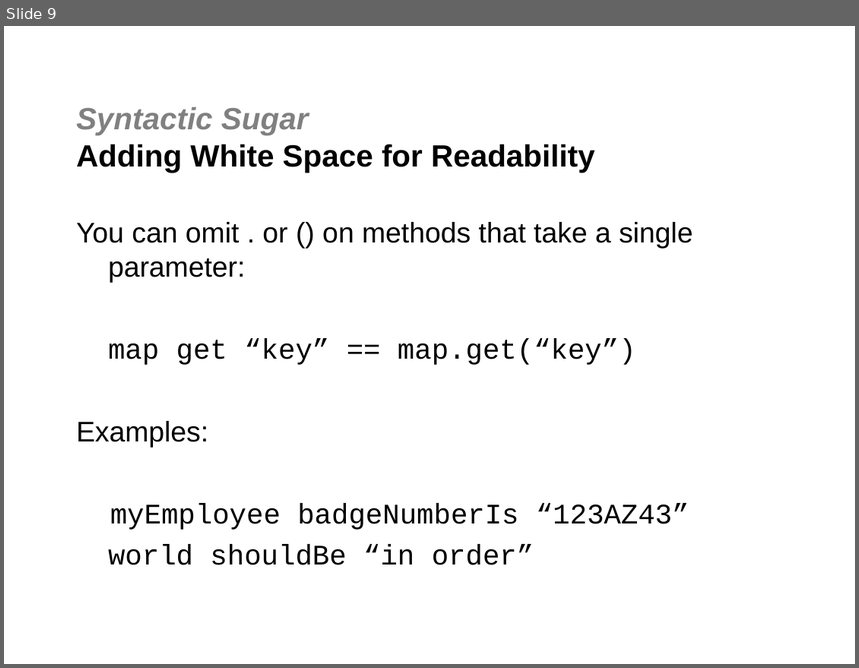
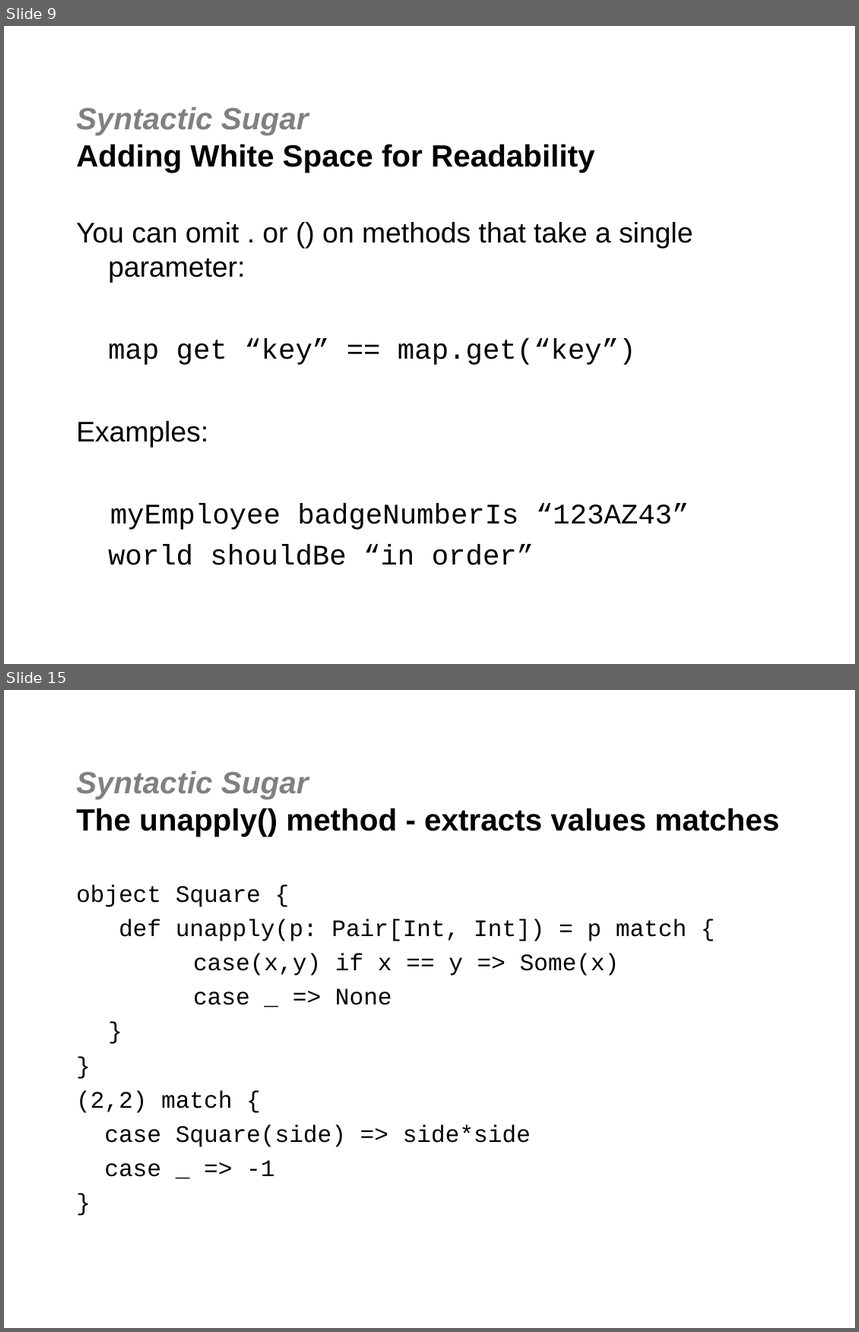
Before and after one commit to jgoodsen/agile2010, a slide deck: dsl.ppt. Shown one above the other, each under a label of ours: slide 9 before the commit, slides 9 and 15 after it; the slides between them are not shown. The pictures are 859x668 and 859x1332 pixels, drawn with LibreOffice and Linux fonts; fonts in the diff are those of the drawing; background and template pictures are left out. Boxes give left, top, right and bottom in pixels: in the first picture for what was removed or moved away, otherwise in the second. Text is boxed around its words. In the diff, an @@ line names an element or a change of style, - is before the commit and + after.

```diff
--- a/dsl.ppt
+++ b/dsl.ppt
@@ slide 15 added at [4,690,855,1328], background #FFFFFF @@
@@ title added at [76,771,780,836], 26 pt, text #000000, bold @@
+Syntactic Sugar
+The unapply() method - extracts values matches
@@ text added at [76,885,686,1177], 20 pt, text #000000 @@
+object Square {
+def unapply(p: Pair[Int, Int]) = p match {
+case(x,y) if x == y => Some(x)
+case _ => None
+}
+}
+(2,2) match {
+case Square(side) => side*side
+case _ => -1
+}
```
Also in this commit, not shown: 4 slides changed, 7 other slides added, 1 other file.
